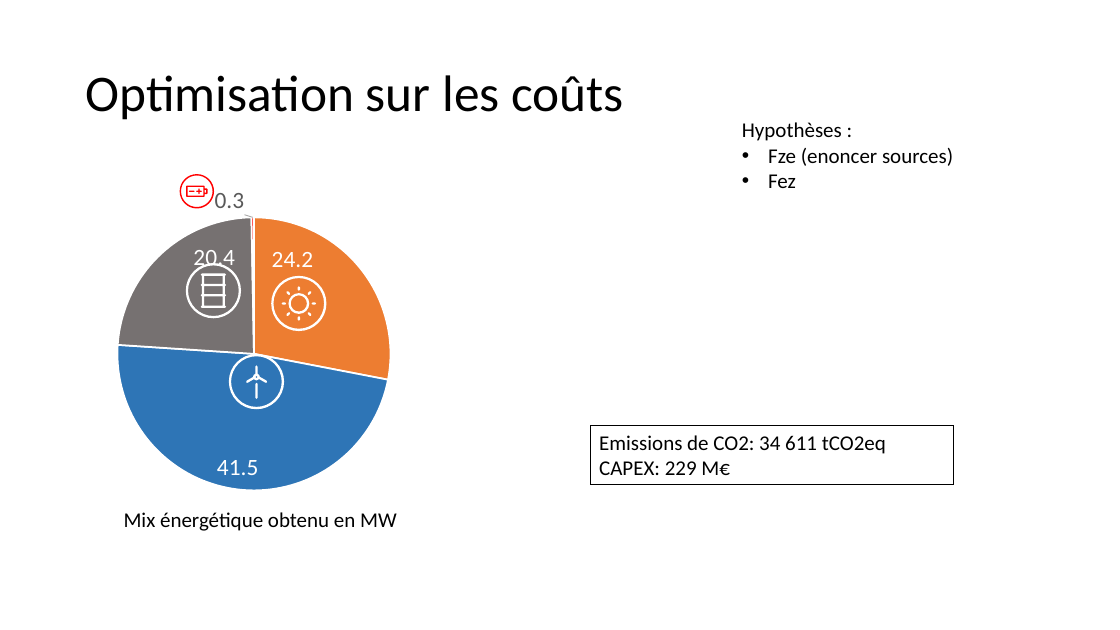
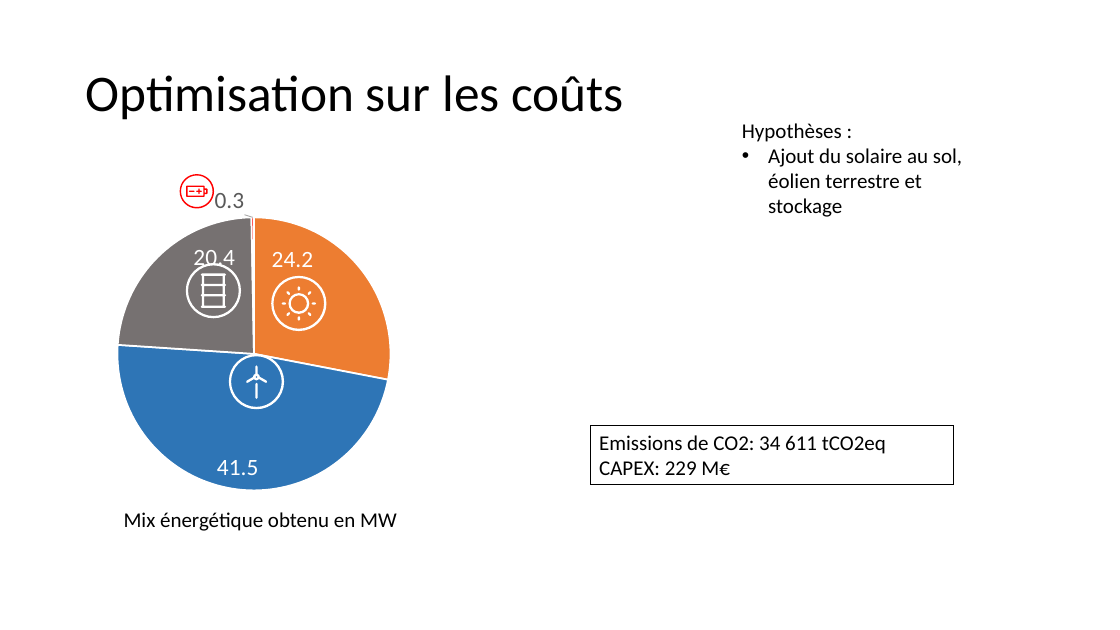
Before and after one commit to cledat/Projet-EA314, a slide deck: slide 6 of rapport.pptx. Drawn at 1120x630 pixels with LibreOffice and Linux fonts; fonts in the diff are those of the drawing. Boxes give left, top, right and bottom in pixels: in the first picture for what was removed or moved away, otherwise in the second. Text is boxed around its words. In the diff, an @@ line names an element or a change of style, - is before the commit and + after.

```diff
--- a/rapport.pptx
+++ b/rapport.pptx
@@ text at [768, 148, 962, 217]: text changed @@
-• Fze (enoncer sources)
-• Fez
+• Ajout du solaire au sol, éolien terrestre et stockage
```
Also in this commit, not shown: 6 other slides changed, 3 slides added, 1 other file.
